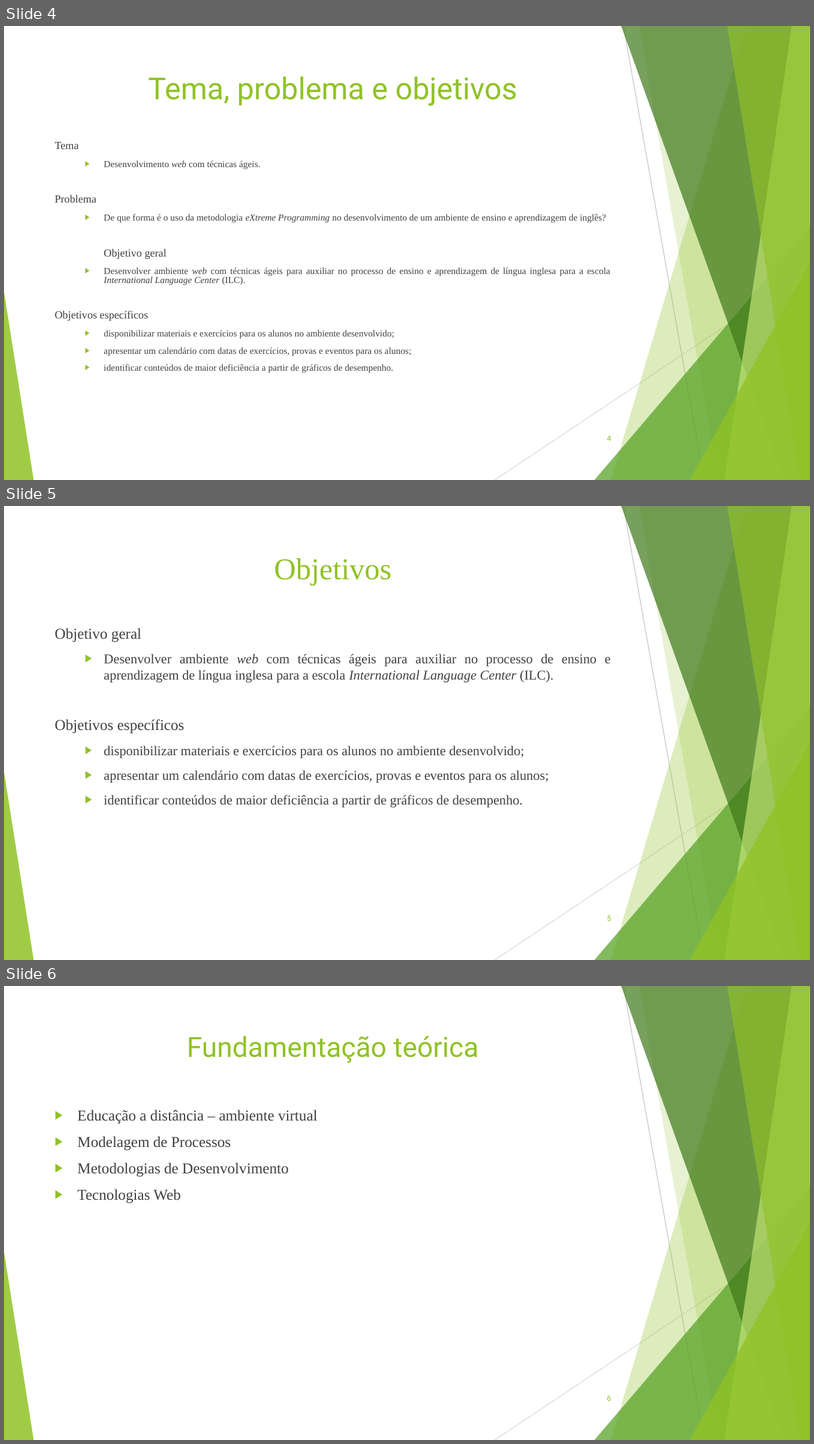
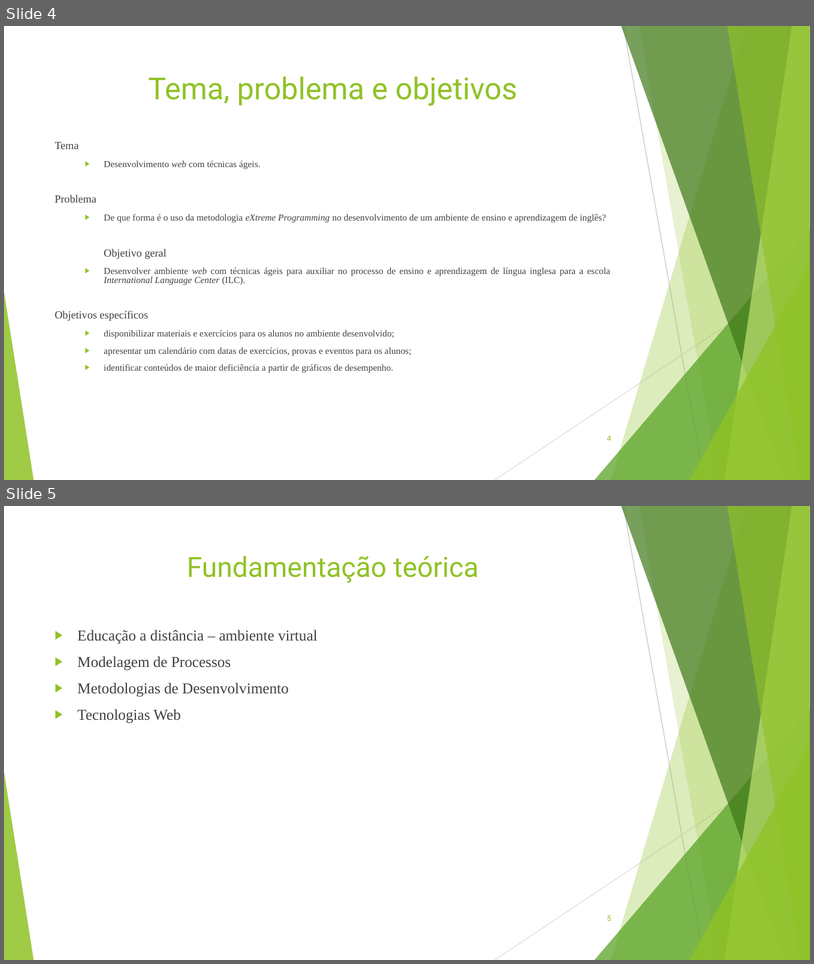
Before and after one commit to ryanlucaslemos/arquivostcc, a slide deck: TCC 1/Slide de TCC 1 - Revisao por Chris PPT.ppt. Shown one above the other, each under a label of ours: slides 4, 5 and 6 before the commit, slides 4 and 5 after it. The pictures are 814x1444 and 814x964 pixels, drawn with LibreOffice and Linux fonts; fonts in the diff are those of the drawing. Boxes give left, top, right and bottom in pixels: in the first picture for what was removed or moved away, otherwise in the second. Text is boxed around its words. In the diff, an @@ line names an element or a change of style, - is before the commit and + after.

Commit message:
Corrigir o slide de TCC 1, removendo o slide de objetivos que estava repetido

```diff
--- a/TCC 1/Slide de TCC 1 - Revisao por Chris PPT.ppt
+++ b/TCC 1/Slide de TCC 1 - Revisao por Chris PPT.ppt
@@ slide 5 removed at (4, 506, 810, 960), background #FFFFFF; not listed: 10 template elements that a slide beside it also shows @@
@@ title removed at (274, 558, 392, 586) @@
-Objetivos
@@ text removed at (55, 628, 611, 807) @@
-Objetivo geral
-  ▶ Desenvolver ambiente web com técnicas ágeis para auxiliar no processo de ensino e aprendizagem de língua inglesa para a escola International Language Center (ILC).
-Objetivos específicos
-  ▶ disponibilizar materiais e exercícios para os alunos no ambiente desenvolvido;
-  ▶ apresentar um calendário com datas de exercícios, provas e eventos para os alunos;
-  ▶ identificar conteúdos de maior deficiência a partir de gráficos de desempenho.
@@ page number removed at (607, 915, 611, 921) @@
-5
@@ what was slide 6 is now slide 5 @@
@@ page number at (607, 915, 611, 921): text changed @@
-6
+5
```
Also in this commit, not shown: 2 slides changed.
